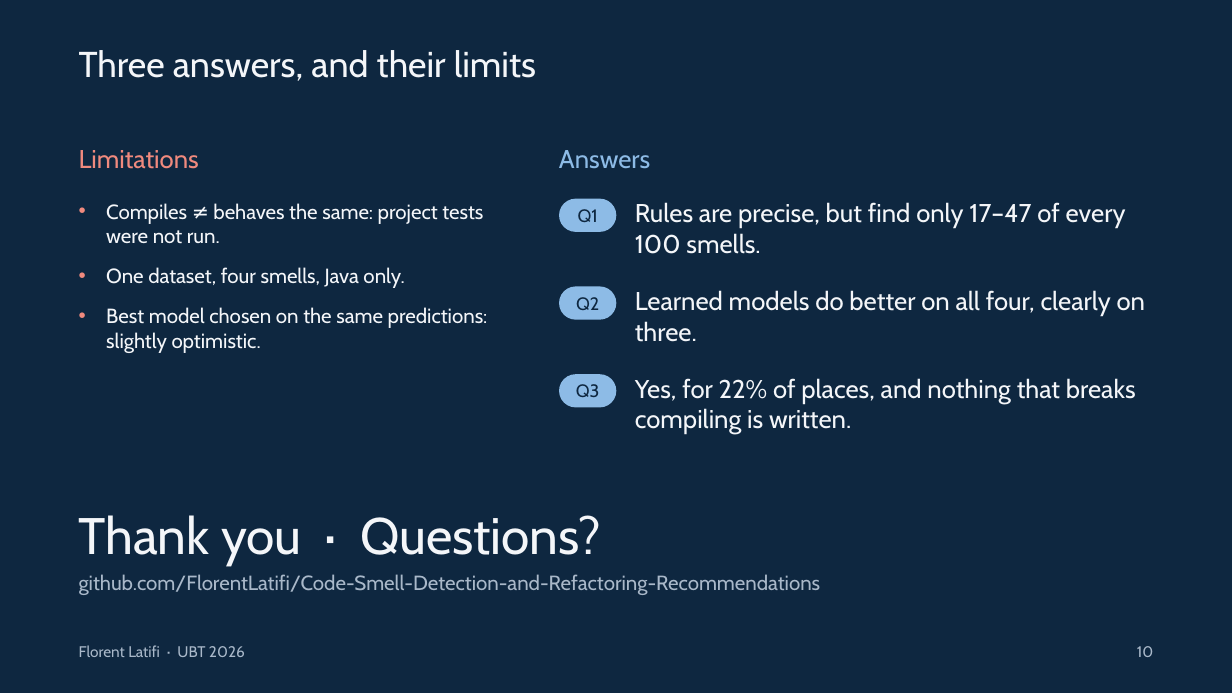
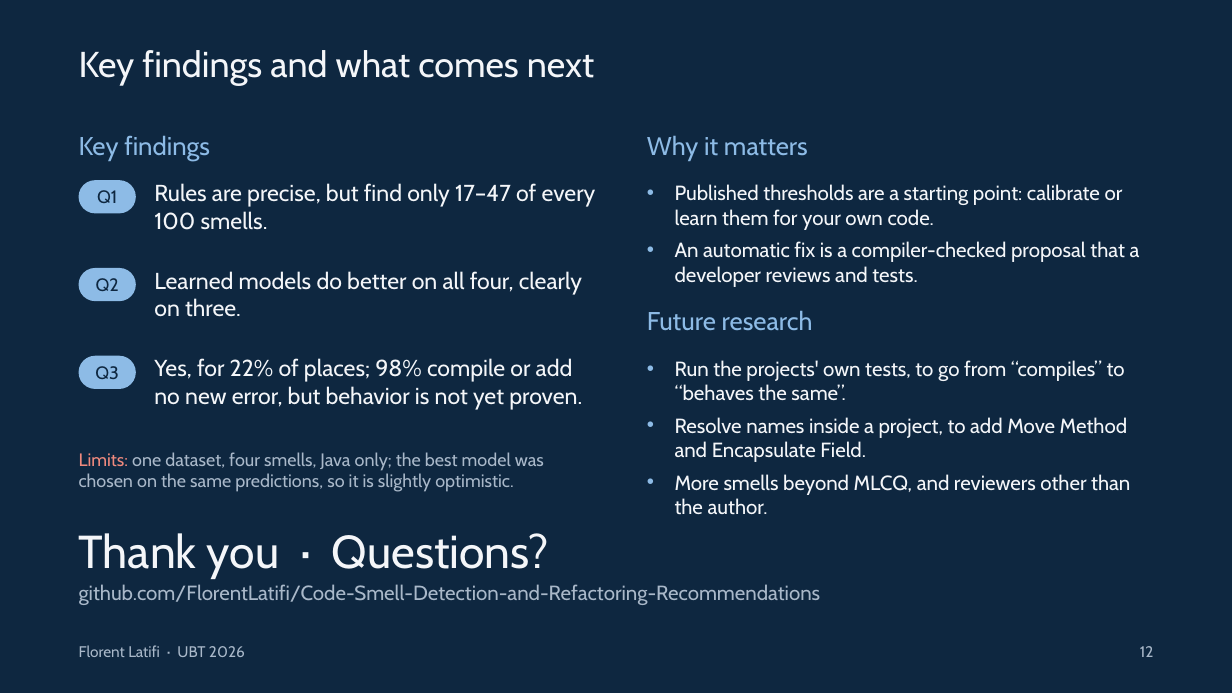
Before and after one commit to FlorentLatifi/Code-Smell-Detection-and-Refactoring-Recommendations, a slide deck: slide 12 of docs/konferenca/UBT2026_Florent_Latifi.pptx (slide 10 before the commit). Drawn at 1232x693 pixels with LibreOffice and Linux fonts; fonts in the diff are those of the drawing. Boxes give left, top, right and bottom in pixels: in the first picture for what was removed or moved away, otherwise in the second. Text is boxed around its words. In the diff, an @@ line names an element or a change of style, - is before the commit and + after.

```diff
--- a/docs/konferenca/UBT2026_Florent_Latifi.pptx
+++ b/docs/konferenca/UBT2026_Florent_Latifi.pptx
@@ text at (79,50,594,86): text changed @@
-Three answers, and their limits
+Key findings and what comes next
@@ text added at (79,135,210,160), 20 pt, text #8DBBE6 @@
+Key findings
@@ text added at (647,135,808,160), 20 pt, text #8DBBE6 @@
+Why it matters
@@ text removed at (79,150,199,169) @@
-Limitations
@@ text "Rules are precise, but find ...": place and size @@
-text "Rules are precise, but find ..." at (635,202,1126,254)
+text "Rules are precise, but find ..." at (154,183,596,230)
@@ text "Rules are precise, but find ..." at (154,183,596,230): size 20 to 18 pt @@
@@ text removed at (559,150,650,169) @@
-Answers
@@ text added at (675,184,1140,287), 16 pt, text #F4F6F9 @@
+• Published thresholds are a starting point: calibrate or learn them for your own code.
+• An automatic fix is a compiler-checked proposal that a developer reviews and tests.
@@ text "Learned models do better on ..." at (154,271,582,317): size 20 to 18 pt @@
@@ text "Learned models do better on ...": place and size @@
-text "Learned models do better on ..." at (635,290,1145,342)
+text "Learned models do better on ..." at (154,271,582,317)
@@ text added at (647,310,813,331), 20 pt, text #8DBBE6 @@
+Future research
@@ 3 rounded rectangles: place and size @@
-3 rounded rectangles at (559,199,616,408)
+3 rounded rectangles at (79,180,136,389)
@@ text added at (154,358,582,410), 18 pt, text #F4F6F9 @@
+Yes, for 22% of places; 98% compile or add no new error, but behavior is not yet proven.
@@ text removed at (635,378,1136,434) @@
-Yes, for 22% of places, and nothing that breaks compiling is written.
@@ text added at (675,360,1130,495), 16 pt, text #F4F6F9 @@
+• Run the projects' own tests, to go from “compiles” to “behaves the same”.
+• Resolve names inside a project, to add Move Method and Encapsulate Field.
+• More smells beyond MLCQ, and reviewers other than the author.
@@ text at (79,452,544,492): text changed; size 16 to 14 pt; text colour #F4F6F9 to #A9B8C9 @@
-• Compiles ≠ behaves the same: project tests were not run.
-• One dataset, four smells, Java only.
-• Best model chosen on the same predictions: slightly optimistic.
+Limits: one dataset, four smells, Java only; the best model was chosen on the same predictions, so it is slightly optimistic.
@@ text "Thank you · Questions?": place and size @@
-text "Thank you · Questions?" at (79,515,821,595)
+text "Thank you · Questions?" at (79,533,821,605)
@@ text "Thank you · Questions?" at (79,533,821,605): size 40 to 36 pt in "Thank you · Questions?"; less space between paragraphs @@
@@ text at (1140,646,1154,657): text changed @@
-10
+12
```
Also in this commit, not shown: 14 other slides changed, 4 slides added, 1 slide removed, 7 other files.
